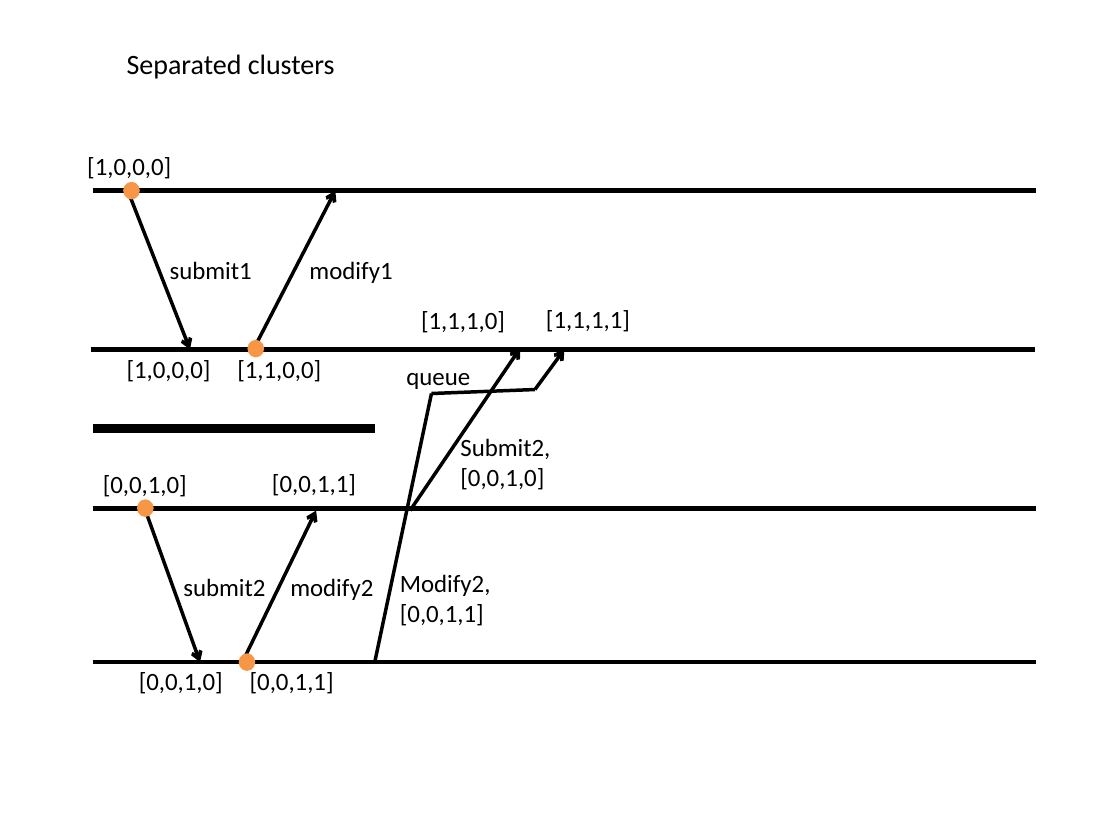
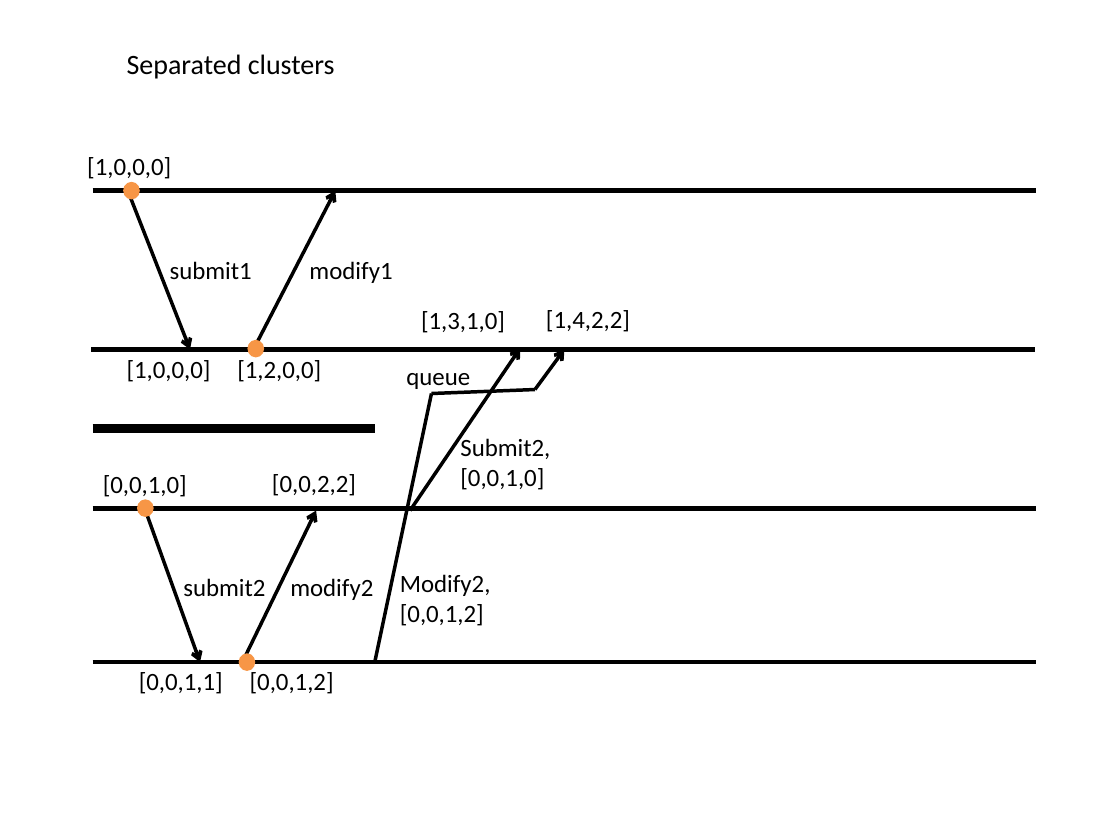
Before and after one commit to tjeromin/Distributed-Systems, a slide deck: slide 1 of Lab3/Slides, etc/vector_clocks_timeline.pptx. Drawn at 1120x840 pixels with LibreOffice and Linux fonts; fonts in the diff are those of the drawing. Boxes give left, top, right and bottom in pixels: in the first picture for what was removed or moved away, otherwise in the second. Text is boxed around its words. In the diff, an @@ line names an element or a change of style, - is before the commit and + after.

```diff
--- a/Lab3/Slides, etc/vector_clocks_timeline.pptx
+++ b/Lab3/Slides, etc/vector_clocks_timeline.pptx
@@ text at <box>421,311,505,333</box>: text changed @@
-[1,1,1,0]
+[1,3,1,0]
@@ text at <box>546,310,630,332</box>: text changed @@
-[1,1,1,1]
+[1,4,2,2]
@@ text at <box>237,360,321,382</box>: text changed @@
-[1,1,0,0]
+[1,2,0,0]
@@ text at <box>272,474,356,496</box>: text changed @@
-[0,0,1,1]
+[0,0,2,2]
@@ text at <box>400,604,484,626</box>: text changed @@
-[0,0,1,1]
+[0,0,1,2]
@@ text at <box>139,672,223,694</box>: text changed @@
-[0,0,1,0]
+[0,0,1,1]
@@ text at <box>250,672,334,694</box>: text changed @@
-[0,0,1,1]
+[0,0,1,2]
```
Also in this commit, not shown: 1 other slide changed, 1 other file.
